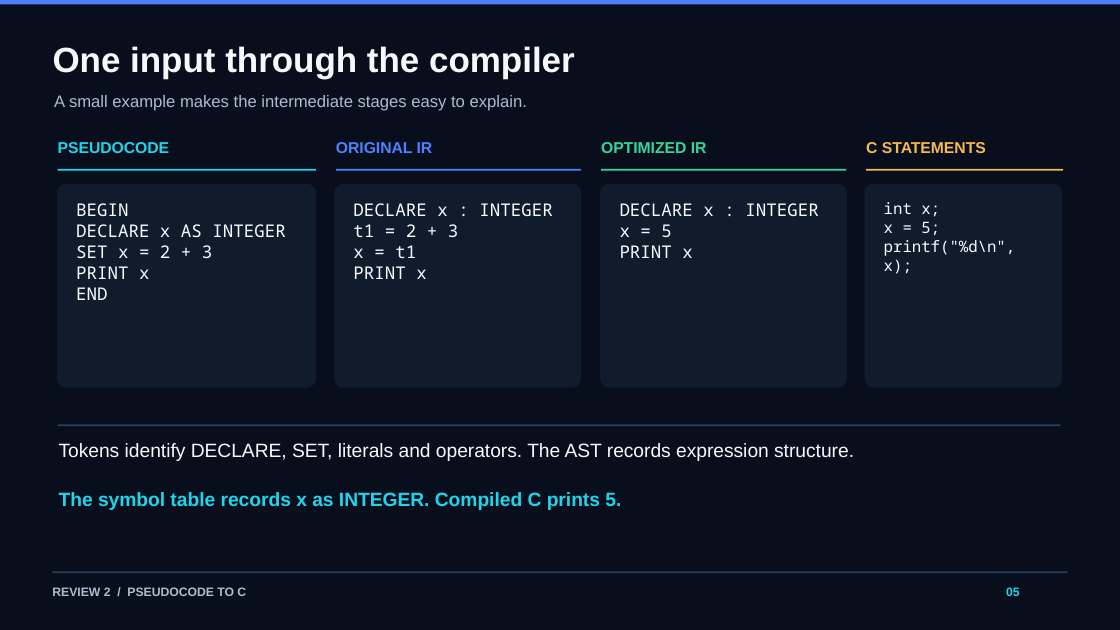
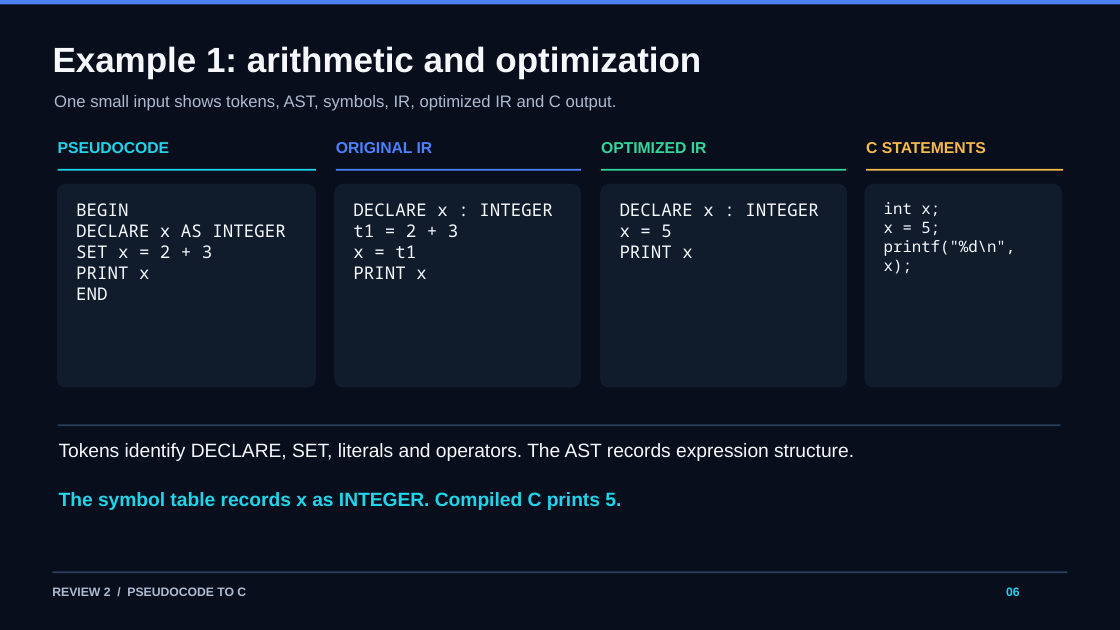
Before and after one commit to Sashwath-sash/pseudocode-to-c, a slide deck: slide 6 of docs/Pseudocode_to_C_Review2.pptx (slide 5 before the commit). Drawn at 1120x630 pixels with LibreOffice and Linux fonts; fonts in the diff are those of the drawing. Boxes give left, top, right and bottom in pixels: in the first picture for what was removed or moved away, otherwise in the second. Text is boxed around its words. In the diff, an @@ line names an element or a change of style, - is before the commit and + after.

```diff
--- a/docs/Pseudocode_to_C_Review2.pptx
+++ b/docs/Pseudocode_to_C_Review2.pptx
@@ text at box(53, 46, 701, 79): text changed @@
-One input through the compiler
+Example 1: arithmetic and optimization
@@ text at box(54, 95, 617, 111): text changed @@
-A small example makes the intermediate stages easy to explain.
+One small input shows tokens, AST, symbols, IR, optimized IR and C output.
```
Also in this commit, not shown: 5 other slides changed, 3 slides added.
